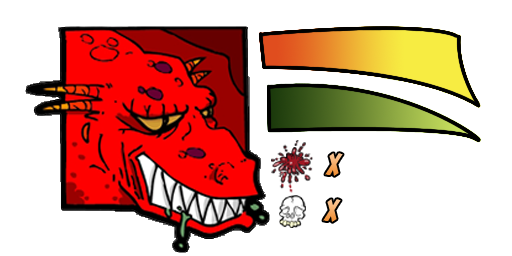
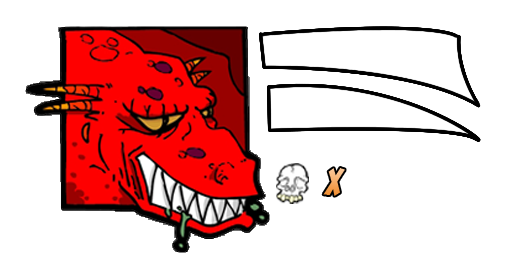
Two versions of the same layered image (512x256). Layer-by-layer changes:
hid "Life Bar" over (258, 26, 481, 108)
hid "Special Bar" over (267, 78, 482, 143)
removed group "Kills" (3 layers) over (271, 140, 347, 193)
removed layer "X" (1st of 2, in "Kills") from group "Kills" over (325, 153, 343, 176)
removed layer "Icon" (1st of 2, in "Kills") from group "Kills" over (271, 140, 313, 193)
painted on "X" (in "Points") over (323, 168, 345, 222)
painted on "Icon" (in "Points") over (276, 163, 309, 228)
